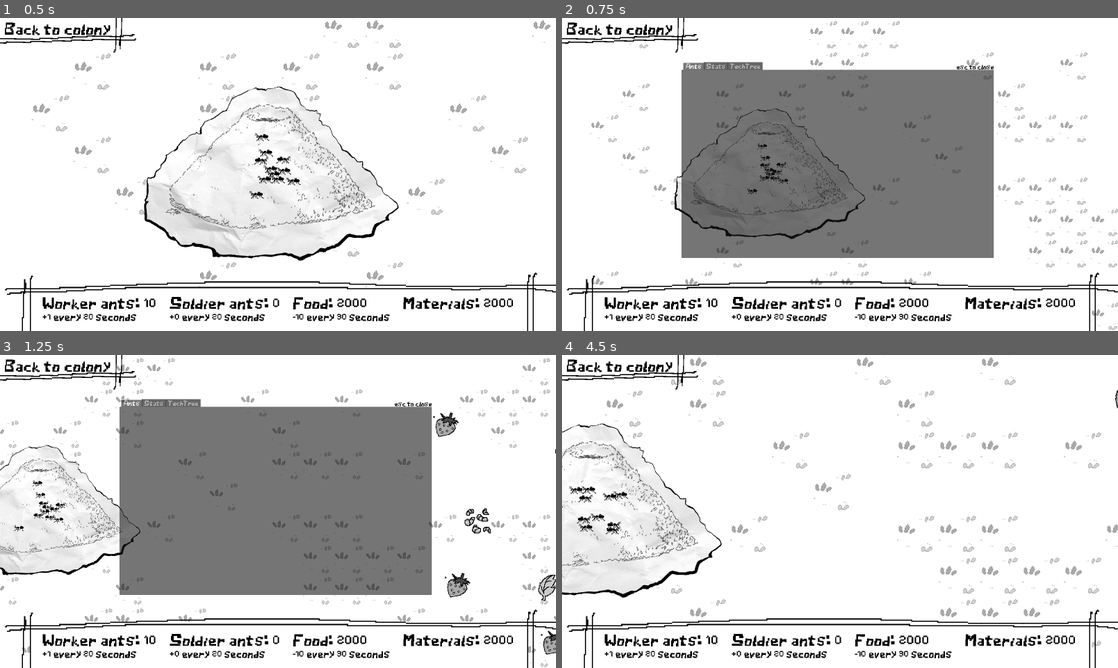
Above: before the commit, frames 1-4 (two rows, left to right).
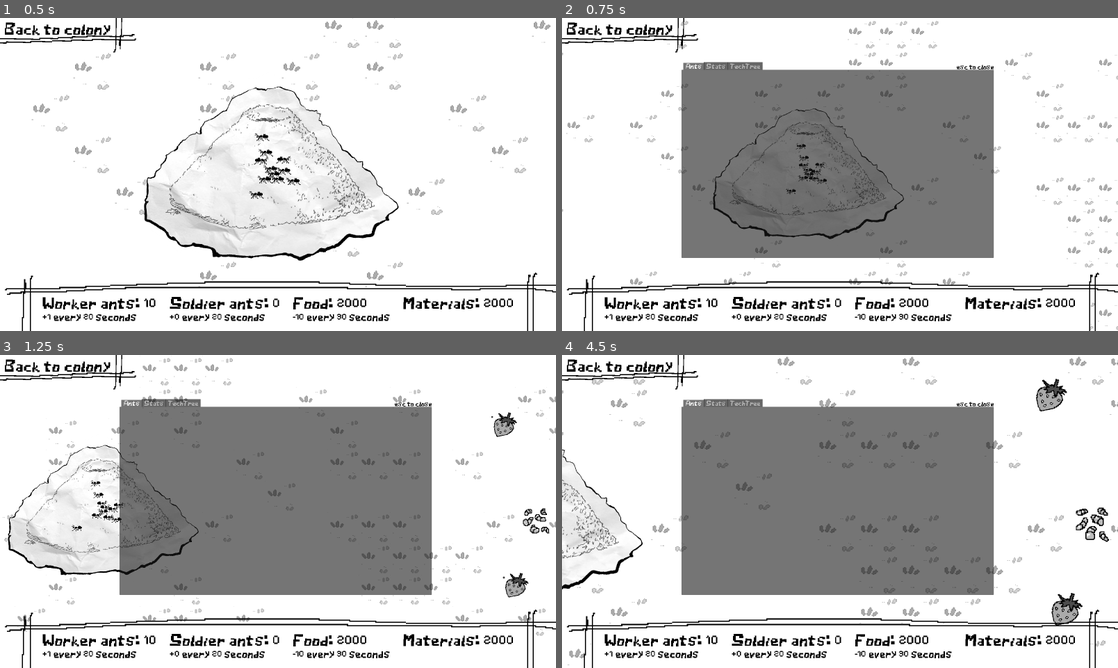
Above: after the commit, the same moments.

Repository: BongHead/GameJam2026
Game: Godot game, scene res://World.tscn
Same seed, same stepped clock (60 frames per second), same inputs: the game is played once before the commit and once after it.
Inputs (mouse positions are in pixels of both pictures, inside the frame that each line leads up to):
- Up to frame 1 (0.5 s): no input
- Up to frame 2 (0.75 s): move the mouse to (828, 171) at 0.52 s; hold D (right) from 0.53 s (still down); tap Mouse wheel down (wheel_down) at 0.6 s; click (828, 171) at 0.67 s
- Up to frame 3 (1.25 s): keep holding D (right)
- Up to frame 4 (4.5 s): move the mouse to (728, 527) at 1.27 s; release D (right) at 1.28 s; hold S (down) 1.28-2.03 s; tap Mouse wheel up (wheel_up) at 1.35, 2.85, 4.35 s; click (728, 527) at 1.42 s; move the mouse to (895, 442) at 2.02 s; hold D (right) 2.03-2.78 s; tap Mouse wheel down (wheel_down) at 2.1, 3.6 s; click (895, 442) at 2.17 s; move the mouse to (812, 574) at 2.77 s; hold W (up) 2.78-3.53 s; click (812, 574) at 2.92 s; move the mouse to (1006, 558) at 3.52 s; hold A (left) from 3.53 s (still down); click (1006, 558) at 3.67 s; move the mouse to (673, 464) at 4.27 s; click (673, 464) at 4.42 s

Frame 1 is identical in both runs. In frame 2, 5.4% of the frame differs, in the area x 0-100%, y 0-100%; in frame 3, 7.6%; in frame 4, 40%.

Commit message:
camera updates

Diff:
--- a/gamejam2026/World.tscn
+++ b/gamejam2026/World.tscn
@@ -103,6 +103,12 @@
 autoplay = true
 
 [node name="Camera2D" type="Camera2D" parent="."]
+limit_left = -7940
+limit_top = -3606
+limit_right = 7940
+limit_bottom = 3606
+limit_smoothed = true
+position_smoothing_enabled = true
 script = ExtResource("1_o0ekc")
 
 [node name="AudioStreamPlayer2D" type="AudioStreamPlayer2D" parent="Camera2D"]
@@ -262,6 +268,8 @@
 shape = SubResource("CapsuleShape2D_0d8h1")
 
 [node name="waterbank" type="AnimatedSprite2D" parent="."]
+z_index = 4096
+z_as_relative = false
 position = Vector2(6149, -2409)
 scale = Vector2(5, 5)
 sprite_frames = SubResource("SpriteFrames_e8bu3")
--- a/gamejam2026/camera_2d.gd
+++ b/gamejam2026/camera_2d.gd
@@ -42,8 +42,8 @@
 	if mouse_event is InputEventPanGesture:
 		zoom.x += mouse_event.delta.y * 0.01
 		zoom.y += mouse_event.delta.y * 0.01
-		zoom.x = max(zoom.x, 0.1)
-		zoom.y = max(zoom.y, 0.1)
+		zoom.x = max(zoom.x, .2)
+		zoom.y = max(zoom.y, .2)
 
 func _on_back_to_colony_pressed() -> void:
 	$AudioStreamPlayer2D.play()
@@ -58,8 +58,8 @@
 	if Input.is_action_just_released('wheel_down'):
 		zoom.x -= 0.25
 		zoom.y -= 0.25
-	zoom.x = max(zoom.x, 0.1)
-	zoom.y = max(zoom.y, 0.1)
+	zoom.x = max(zoom.x, .2)
+	zoom.y = max(zoom.y, .2)
 
 
 func process_zoom():
